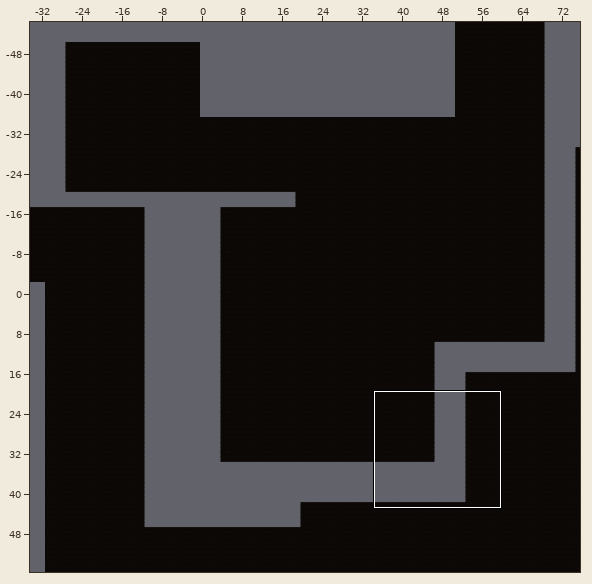
Two states of a Tiled map, Assets/Tiled/Level1TileMap/map1-0.tmx. The first picture is a wide view before the edit; the outline marks the close-up.
Close-up. Before:
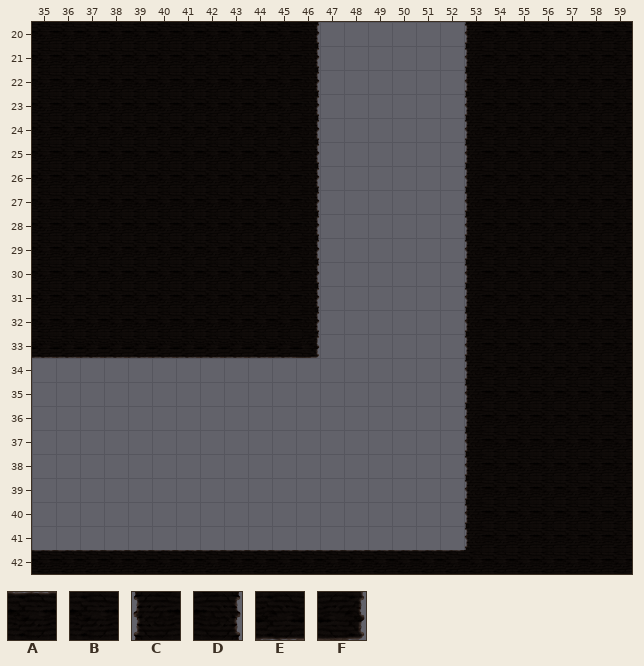
Cells are 256x256 px. Shown: x 35..59, y 20..42. The commit also changed other parts of the map, which this record leaves out.
Key: from "Level1 Tileset": A 0, B 8, C 9, D 10, E 16, F 18.
_ is an empty cell.
Layer "ground" before, first column x 35:
20 BBBBBBBBBBBD______CBBBBBB
21 BBBBBBBBBBBD______CBBBBBB
22 BBBBBBBBBBBD______CBBBBBB
23 BBBBBBBBBBBD______CBBBBBB
24 BBBBBBBBBBBD______CBBBBBB
25 BBBBBBBBBBBD______CBBBBBB
26 BBBBBBBBBBBD______CBBBBBB
27 BBBBBBBBBBBD______CBBBBBB
28 BBBBBBBBBBBD______CBBBBBB
29 BBBBBBBBBBBD______CBBBBBB
30 BBBBBBBBBBBD______CBBBBBB
31 BBBBBBBBBBBD______CBBBBBB
32 BBBBBBBBBBBD______CBBBBBB
33 EEEEEEEEEEEF______CBBBBBB
34 __________________CBBBBBB
35 __________________CBBBBBB
36 __________________CBBBBBB
37 __________________CBBBBBB
38 __________________CBBBBBB
39 __________________CBBBBBB
40 __________________CBBBBBB
41 __________________CBBBBBB
42 AAAAAAAAAAAAAAAAAABBBBBBB
New version:
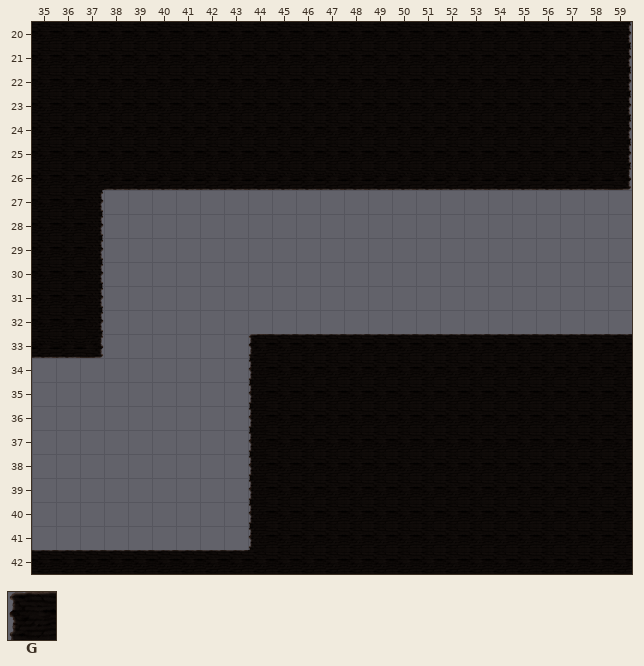
Further tiles: from "Level1 Tileset": G 1.
The edit:
Changed rows in their new state; . is an unchanged cell.
Layer "ground":
first column x 37:
20 .........BBBBBBBB.....D
21 .........BBBBBBBB.....D
22 .........BBBBBBBB.....D
23 .........BBBBBBBB.....D
24 .........BBBBBBBB.....D
25 .........BBBBBBBB.....D
26 .EEEEEEEEEEEEEEEEEEEEEF
27 D_________......_______
28 D_________......_______
29 D_________......_______
30 D_________......_______
31 D_________......_______
32 D_________......_______
33 F______GAAAAAAAAAAAAAAA
34 .......CBBBBBBBBB......
35 .......CBBBBBBBBB......
36 .......CBBBBBBBBB......
37 .......CBBBBBBBBB......
38 .......CBBBBBBBBB......
39 .......CBBBBBBBBB......
40 .......CBBBBBBBBB......
41 .......CBBBBBBBBB......
42 .......BBBBBBBBB.......
Boxes around the changes in both close-ups, in picture pixels (x1, y1, x2, y2):
changed: (82, 22, 632, 551)
